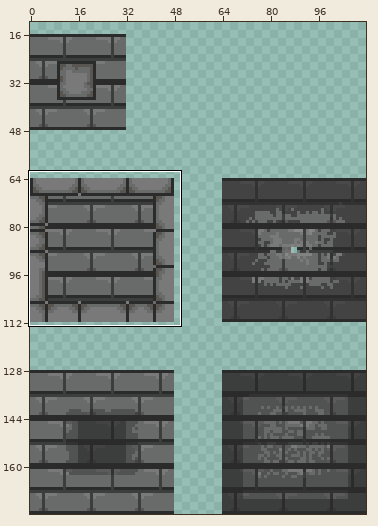
Sprite sheet: Assets/Art/Sprites/Piso.png. The first picture is a wide view before the edit; the outline marks the close-up.
Close-up. As it was:
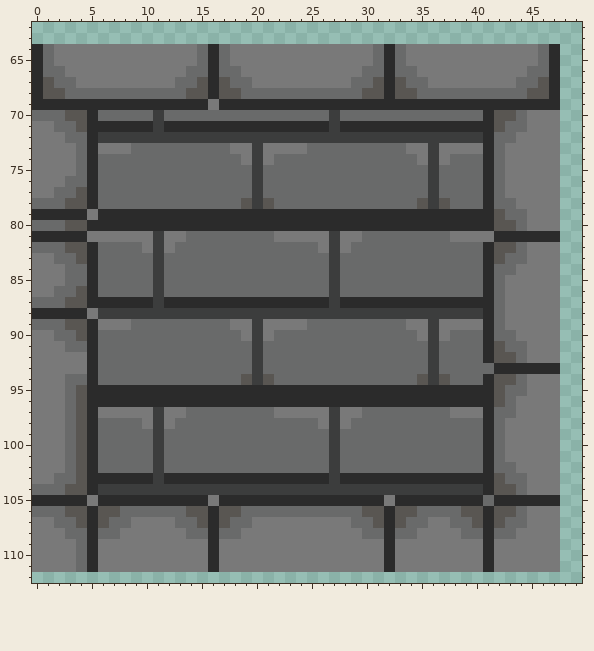
The file is 112x176 pixels. Colours within 5 levels of each other are drawn and written as one. Shown: x 0..49, y 62..112. The wide view leaves out empty margins.
And afterwards:
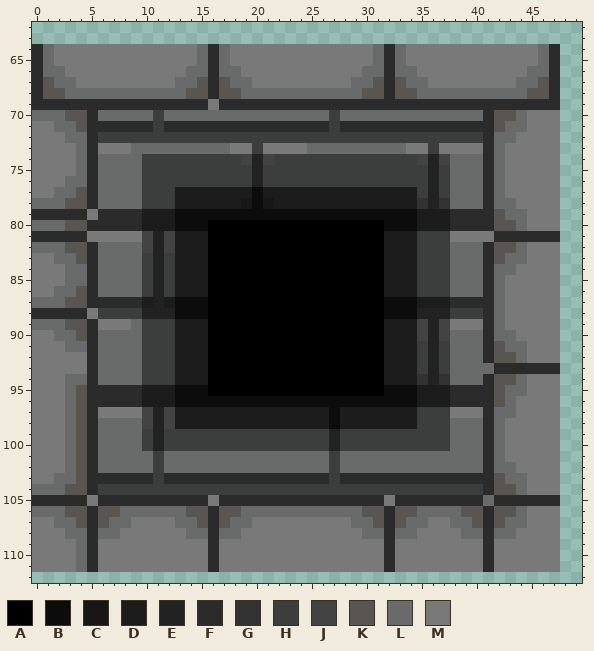
Palette (. is transparent): A #000000  B #0c0c0c  C #181716  D #1c1c1c  E #222222  F #2b2b2b  G #323232  H #3c3d3d  J #434343  K #595652  L #696a6a  M #797979
Difference:
Changed rows in their new state; - is an unchanged pixel.
first column x 10:
 74 HHHHHHHHHJEJHHHHHHHHHHHHHJEJ
 75 HHHHHHHHHHEHHHHHHHHHHHHHHHEH
 76 HHHHHHHHHHEHHHHHHHHHHHHHHHEH
 77 HHHDDDDDDDBDDDDDDDDDDDDDDHEH
 78 HHHDDDDDDCBCDDDDDDDDDDDDDGEG
 79 DDDBBBBBBBBBBBBBBBBBBBBBBDDD
 80 DDDBBBAAAAAAAAAAAAAAAABBBDDD
 81 JEJDDDAAAAAAAAAAAAAAAADDDHHH
 82 JEJDDDAAAAAAAAAAAAAAAADDDHHH
 83 HEHDDDAAAAAAAAAAAAAAAADDDHHH
 84 HEHDDDAAAAAAAAAAAAAAAADDDHHH
 85 HEHDDDAAAAAAAAAAAAAAAADDDHHH
 86 HEHDDDAAAAAAAAAAAAAAAADDDHHH
 87 DEDBBBAAAAAAAAAAAAAAAABBBDDD
 88 EEEBBBAAAAAAAAAAAAAAAABBBEEE
 89 HHHDDDAAAAAAAAAAAAAAAADDDJEJ
 90 HHHDDDAAAAAAAAAAAAAAAADDDJEJ
 91 HHHDDDAAAAAAAAAAAAAAAADDDHEH
 92 HHHDDDAAAAAAAAAAAAAAAADDDHEH
 93 HHHDDDAAAAAAAAAAAAAAAADDDHEH
 94 HHHDDDAAAAAAAAAAAAAAAADDDGEG
 95 DDDBBBAAAAAAAAAAAAAAAABBBDDD
 96 DDDBBBBBBBBBBBBBBBBBBBBBBDDD
 97 JEJDDDDDDDDDDDDDDBDDDDDDDHHH
 98 JEJDDDDDDDDDDDDDDBDDDDDDDHHH
 99 HEHHHHHHHHHHHHHHHEHHHHHHHHHH
100 HEHHHHHHHHHHHHHHHEHHHHHHHHHH
Where, in picture pixels (left, top, right, bottom), the same in both close-ups:
changed: (142, 154, 450, 451)
